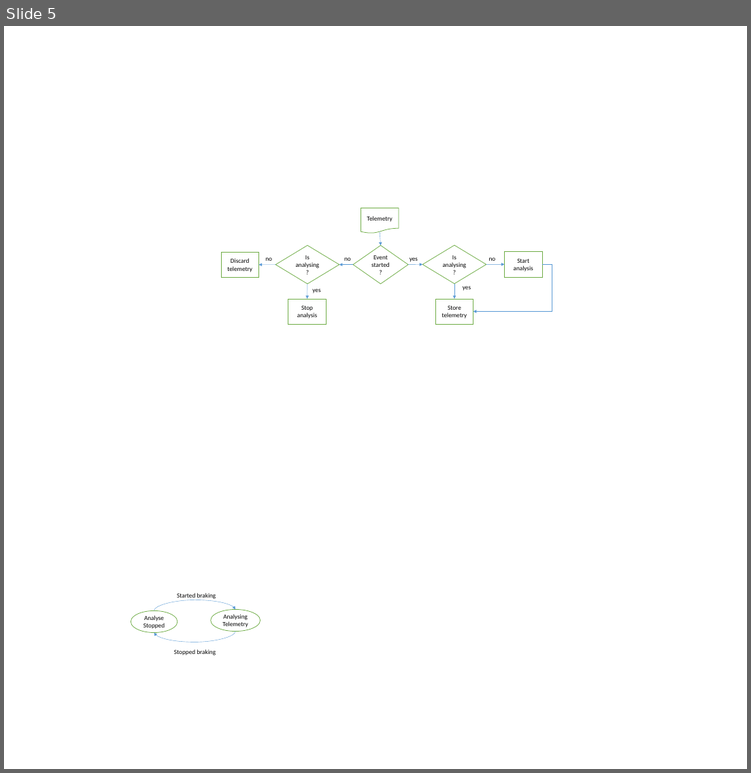
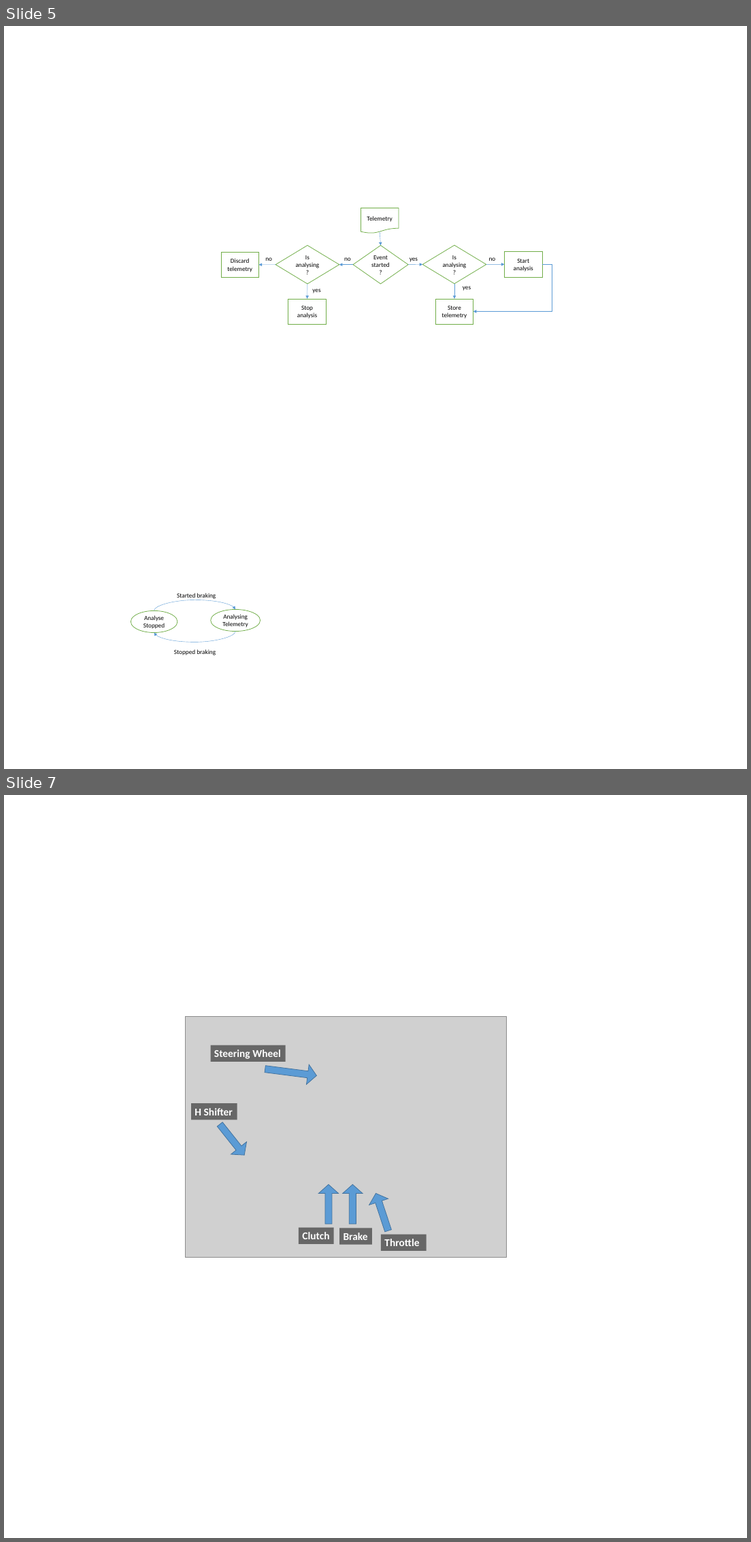
Before and after one commit to il-frans/FYP, a slide deck: Write Up/Power Point/Dia.pptx. Shown one above the other, each under a label of ours: slide 5 before the commit, slides 5 and 7 after it; the slides between them are not shown. The pictures are 751x773 and 751x1542 pixels, drawn with LibreOffice and Linux fonts; fonts in the diff are those of the drawing; grey boxes stand for pictures. Boxes give left, top, right and bottom in pixels: in the first picture for what was removed or moved away, otherwise in the second. Text is boxed around its words. In the diff, an @@ line names an element or a change of style, - is before the commit and + after.

```diff
--- a/Write Up/Power Point/Dia.pptx
+++ b/Write Up/Power Point/Dia.pptx
@@ slide 7 added at [4,795,747,1538], background #FFFFFF @@
@@ picture added at [185,1017,506,1257] @@
@@ rectangle added at [210,1045,285,1062], fill #000000 at 50% opacity, 20 pt, text #FFFFFF, bold @@
+Steering Wheel
@@ up arrow added at [263,1059,317,1085], fill #5B9BD5, outline #43739E 1 pt @@
@@ rectangle added at [191,1103,237,1120], fill #000000 at 50% opacity, 20 pt, text #FFFFFF, bold @@
+H Shifter
@@ up arrow added at [212,1118,252,1161], fill #5B9BD5, outline #43739E 1 pt @@
@@ up arrow added at [318,1184,338,1223], fill #5B9BD5, outline #43739E 1 pt @@
@@ up arrow added at [342,1184,362,1223], fill #5B9BD5, outline #43739E 1 pt @@
@@ up arrow added at [366,1190,397,1234], fill #5B9BD5, outline #43739E 1 pt @@
@@ rectangle added at [298,1227,334,1244], fill #000000 at 50% opacity, 20 pt, text #FFFFFF, bold @@
+Clutch
@@ rectangle added at [339,1227,372,1244], fill #000000 at 50% opacity, 20 pt, text #FFFFFF, bold @@
+Brake
@@ rectangle added at [381,1234,426,1251], fill #000000 at 50% opacity, 20 pt, text #FFFFFF, bold @@
+Throttle
```
Also in this commit, not shown: 1 other slide added, 9 other files.
